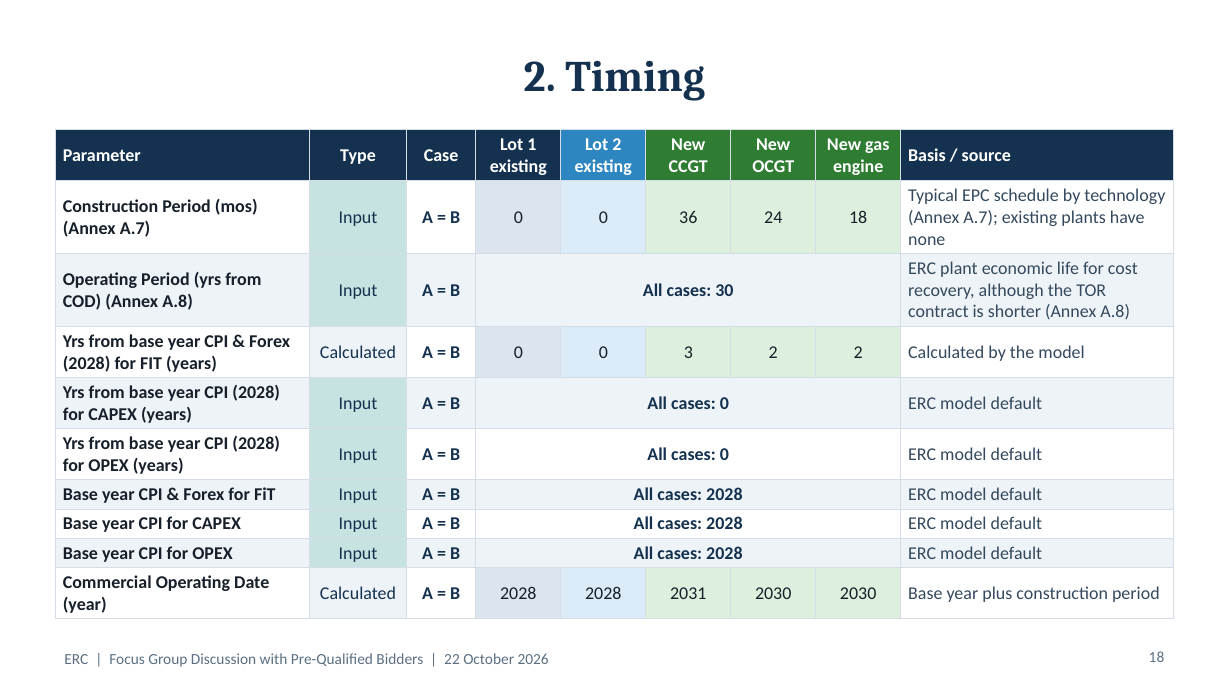
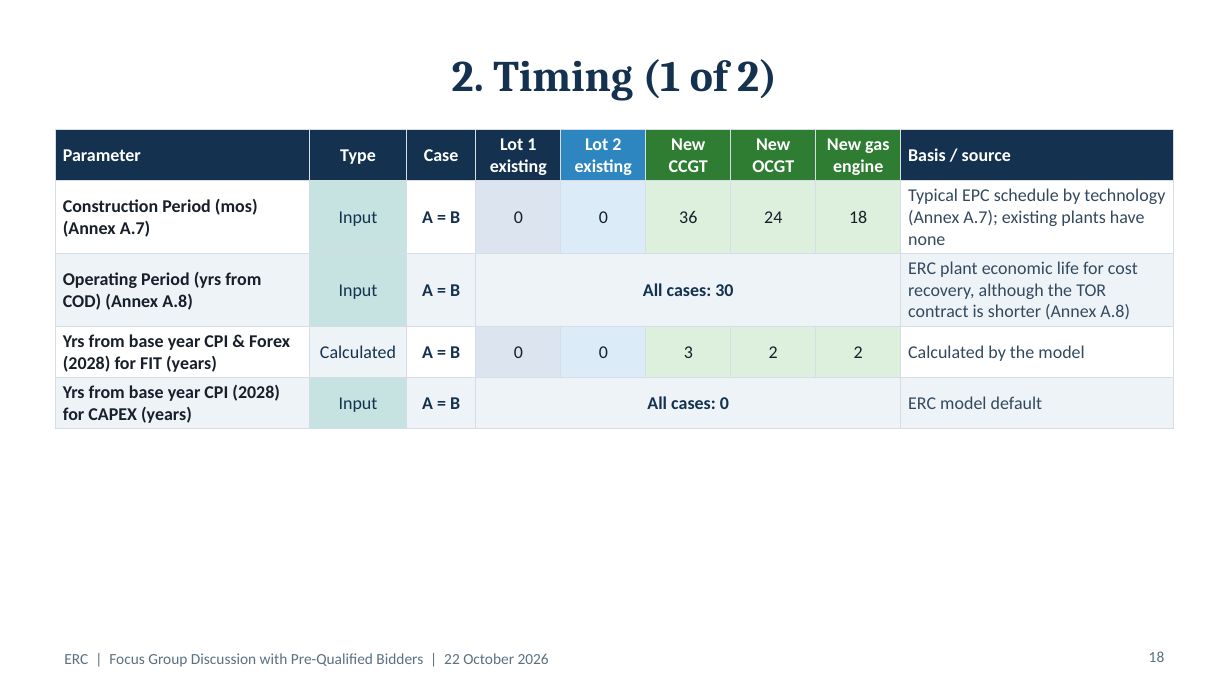
Before and after one commit to polyphase123/Midmerit, a slide deck: slide 18 of ERC_FGD_Model_Assumptions.pptx. Drawn at 1232x693 pixels with LibreOffice and Linux fonts; fonts in the diff are those of the drawing. Boxes give left, top, right and bottom in pixels: in the first picture for what was removed or moved away, otherwise in the second. Text is boxed around its words. In the diff, an @@ line names an element or a change of style, - is before the commit and + after.

```diff
--- a/ERC_FGD_Model_Assumptions.pptx
+++ b/ERC_FGD_Model_Assumptions.pptx
@@ title at <box>452,59,777,101</box>: text changed @@
-2. Timing
+2. Timing (1 of 2)
@@ table at <box>55,129,1174,427</box> @@
-row 6: Yrs from base year CPI (2028) for OPEX (years) | Input | A = B | All cases: 0 |  |  |  |  | ERC model default
-row 7: Base year CPI & Forex for FiT | Input | A = B | All cases: 2028 |  |  |  |  | ERC model default
-row 8: Base year CPI for CAPEX | Input | A = B | All cases: 2028 |  |  |  |  | ERC model default
-row 9: Base year CPI for OPEX | Input | A = B | All cases: 2028 |  |  |  |  | ERC model default
-row 10: Commercial Operating Date (year) | Calculated | A = B | 2028 | 2028 | 2031 | 2030 | 2030 | Base year plus construction period
```
Also in this commit, not shown: 16 other slides changed, 1 slide added.
